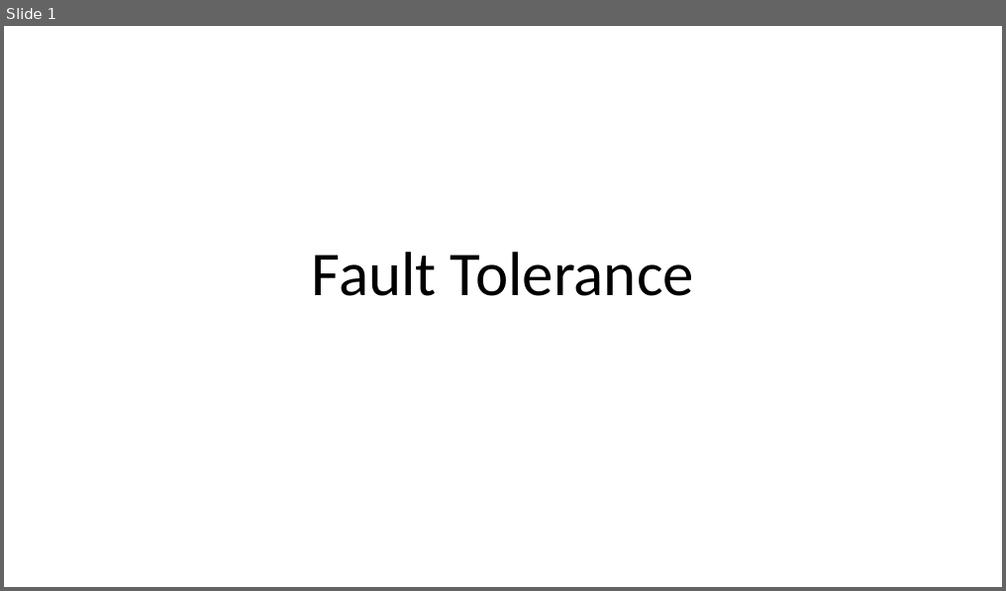
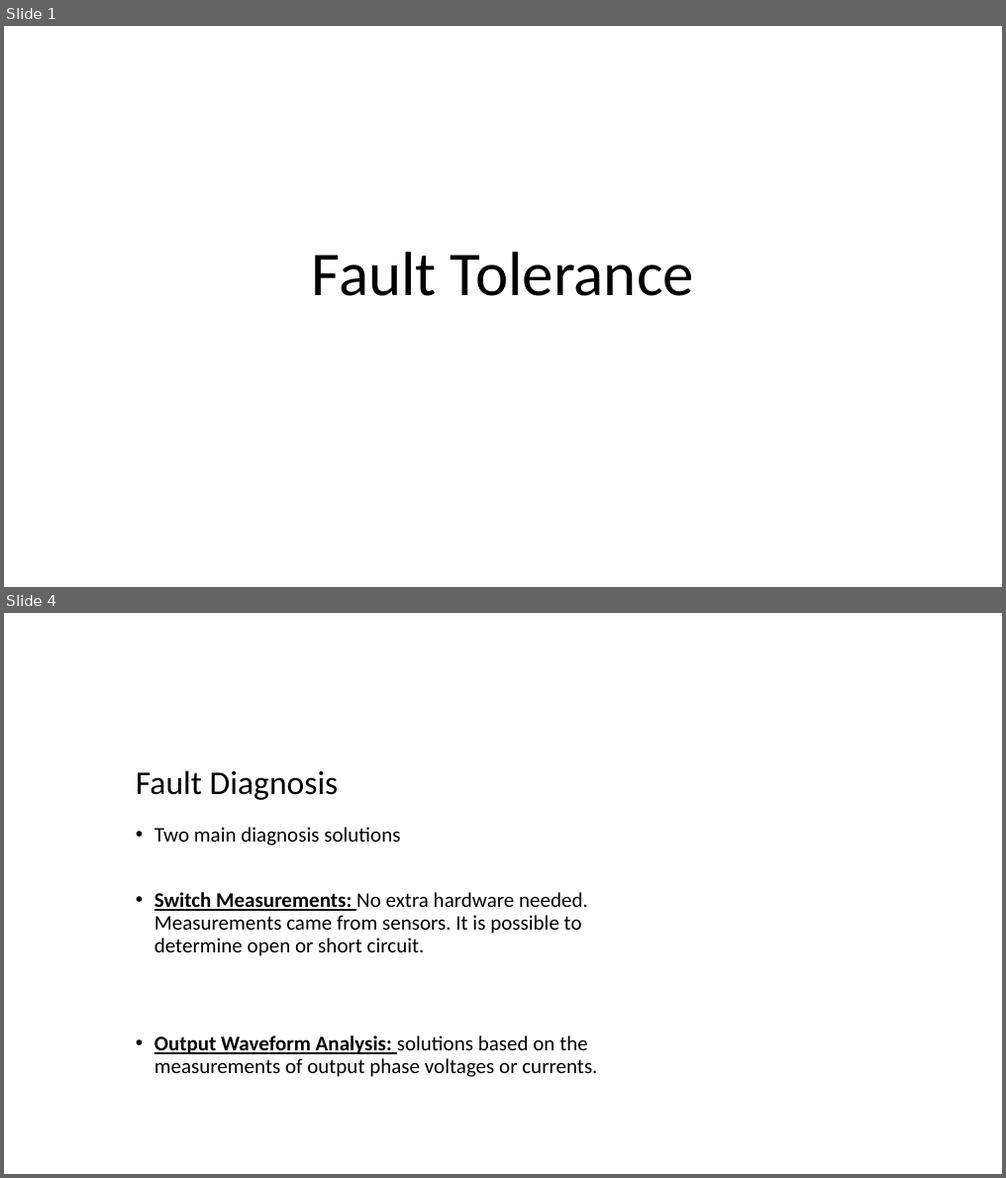
Before and after one commit to ahmetcan-akuz/Thesis, a slide deck: Reports/Fault_Tolerance.pptx. Shown one above the other, each under a label of ours: slide 1 before the commit, slides 1 and 4 after it; the slides between them are not shown. The pictures are 1006x591 and 1006x1178 pixels, drawn with LibreOffice and Linux fonts; fonts in the diff are those of the drawing. Boxes give left, top, right and bottom in pixels: in the first picture for what was removed or moved away, otherwise in the second. Text is boxed around its words. In the diff, an @@ line names an element or a change of style, - is before the commit and + after.

Commit message:
Fault Tolerance Güncellemeler

```diff
--- a/Reports/Fault_Tolerance.pptx
+++ b/Reports/Fault_Tolerance.pptx
@@ slide 4 added at [4,613,1002,1174], background #FFFFFF @@
@@ title added at [136,770,339,800], 32 pt, text #000000 @@
+Fault Diagnosis
@@ text added at [154,827,597,1077], 20 pt, text #000000 @@
+• Two main diagnosis solutions
+• Switch Measurements: No extra hardware needed. Measurements came from sensors. It is possible to determine open or short circuit.
+• Output Waveform Analysis: solutions based on the measurements of output phase voltages or currents.
```
Also in this commit, not shown: 2 slides changed, 4 other slides added, 1 slide removed, 4 other files.
